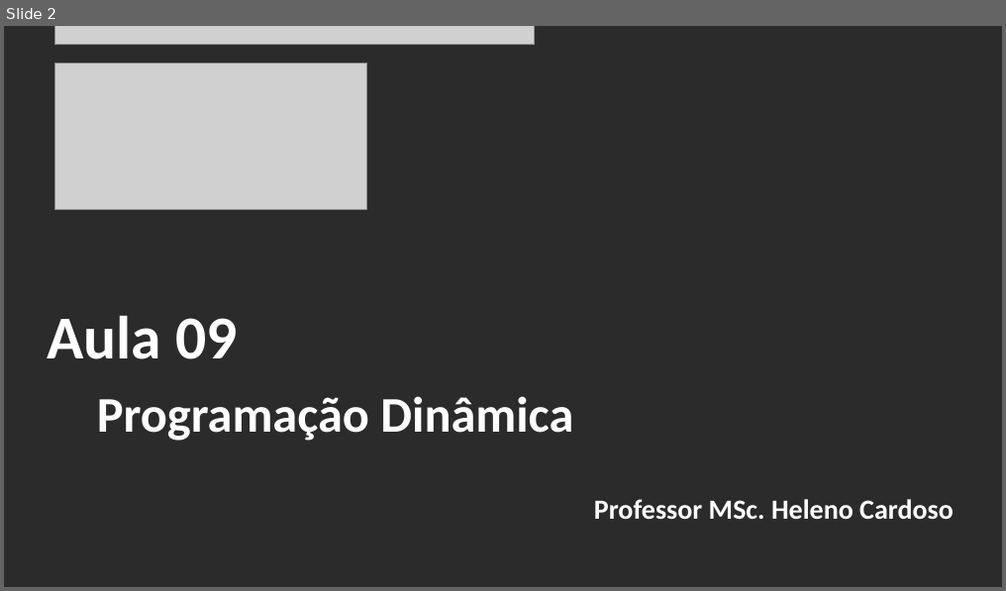
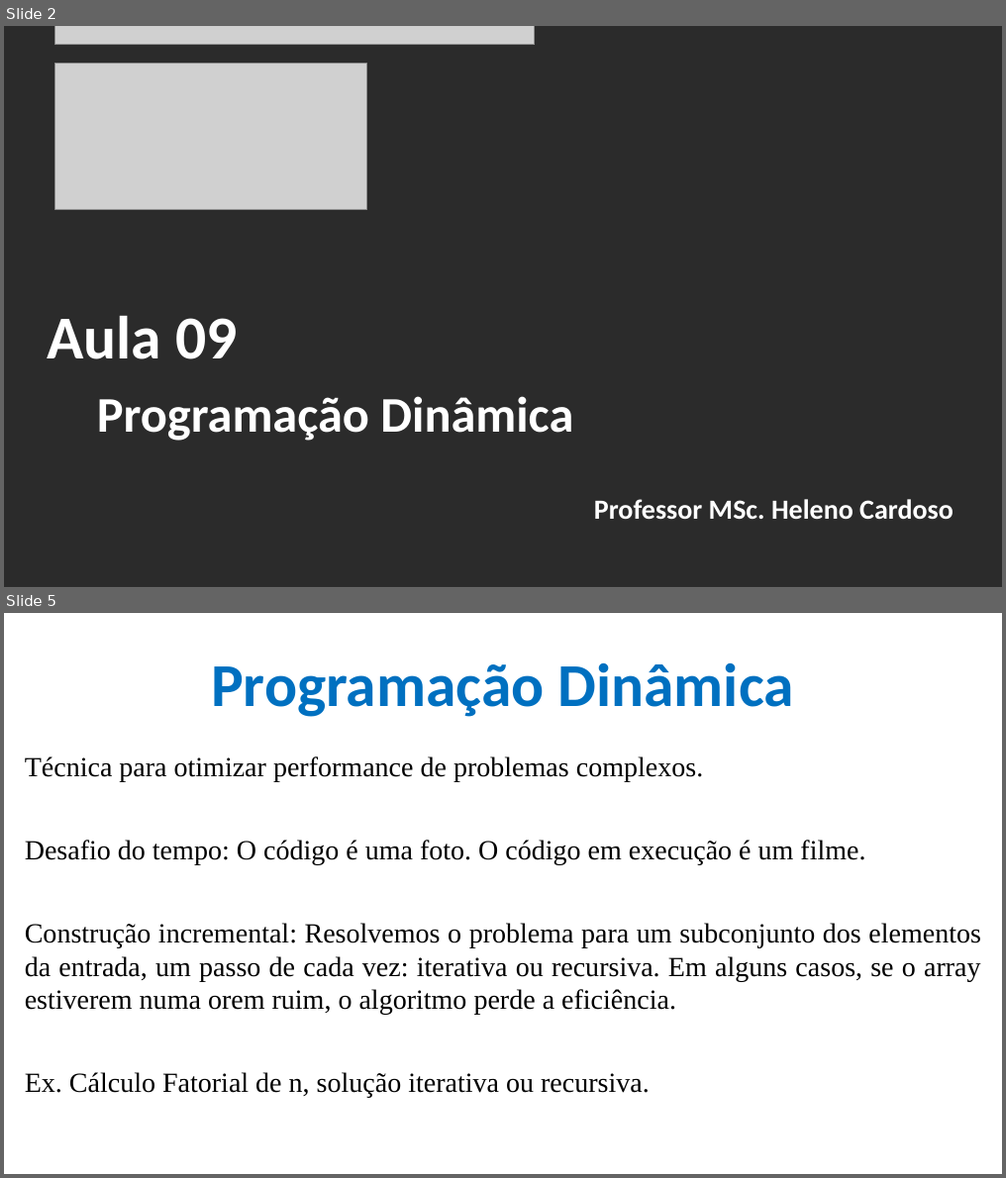
Before and after one commit to CloudEducationBrazil/WydenAlgoritmosEComplexidade, a slide deck: 01 Classes/Aula 09 - Algoritmos e Complexidade - Programação Dinâmica.pptx. Shown one above the other, each under a label of ours: slide 2 before the commit, slides 2 and 5 after it; the slides between them are not shown. The pictures are 1006x591 and 1006x1178 pixels, drawn with LibreOffice and Linux fonts; fonts in the diff are those of the drawing; grey boxes stand for pictures; background and template pictures are left out; a plain dark background stands for a picture behind light text. Boxes give left, top, right and bottom in pixels: in the first picture for what was removed or moved away, otherwise in the second. Text is boxed around its words. In the diff, an @@ line names an element or a change of style, - is before the commit and + after.

Commit message:
Alg e Compl - Programação Dinamica 11102025

```diff
--- a/01 Classes/Aula 09 - Algoritmos e Complexidade - Programação Dinâmica.pptx
+++ b/01 Classes/Aula 09 - Algoritmos e Complexidade - Programação Dinâmica.pptx
@@ slide 5 added at (x1=4, y1=613, x2=1002, y2=1174), background picture (left out) @@
@@ title added at (x1=211, y1=663, x2=794, y2=717), 44 pt, text #0070C0, bold @@
+Programação Dinâmica
@@ text added at (x1=25, y1=757, x2=981, y2=1098), 20 pt, text #000000 @@
+Técnica para otimizar performance de problemas complexos.
+Desafio do tempo: O código é uma foto. O código em execução é um filme.
+Construção incremental: Resolvemos o problema para um subconjunto dos elementos da entrada, um passo de cada vez: iterativa ou recursiva. Em alguns casos, se o array estiverem numa orem ruim, o algoritmo perde a eficiência.
+Ex. Cálculo Fatorial de n, solução iterativa ou recursiva.
```
Also in this commit, not shown: 5 slides changed, 10 other slides added.
